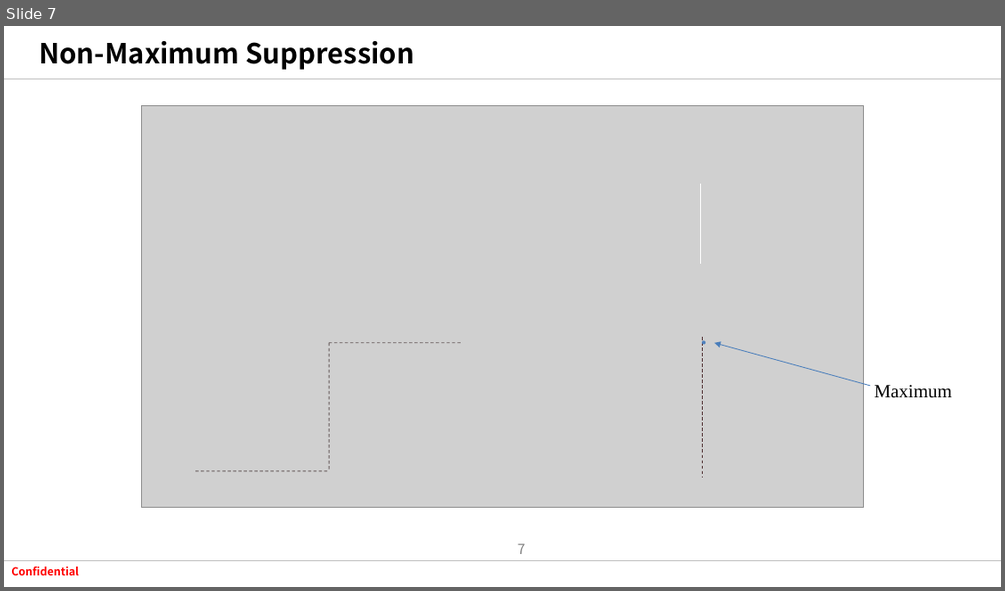
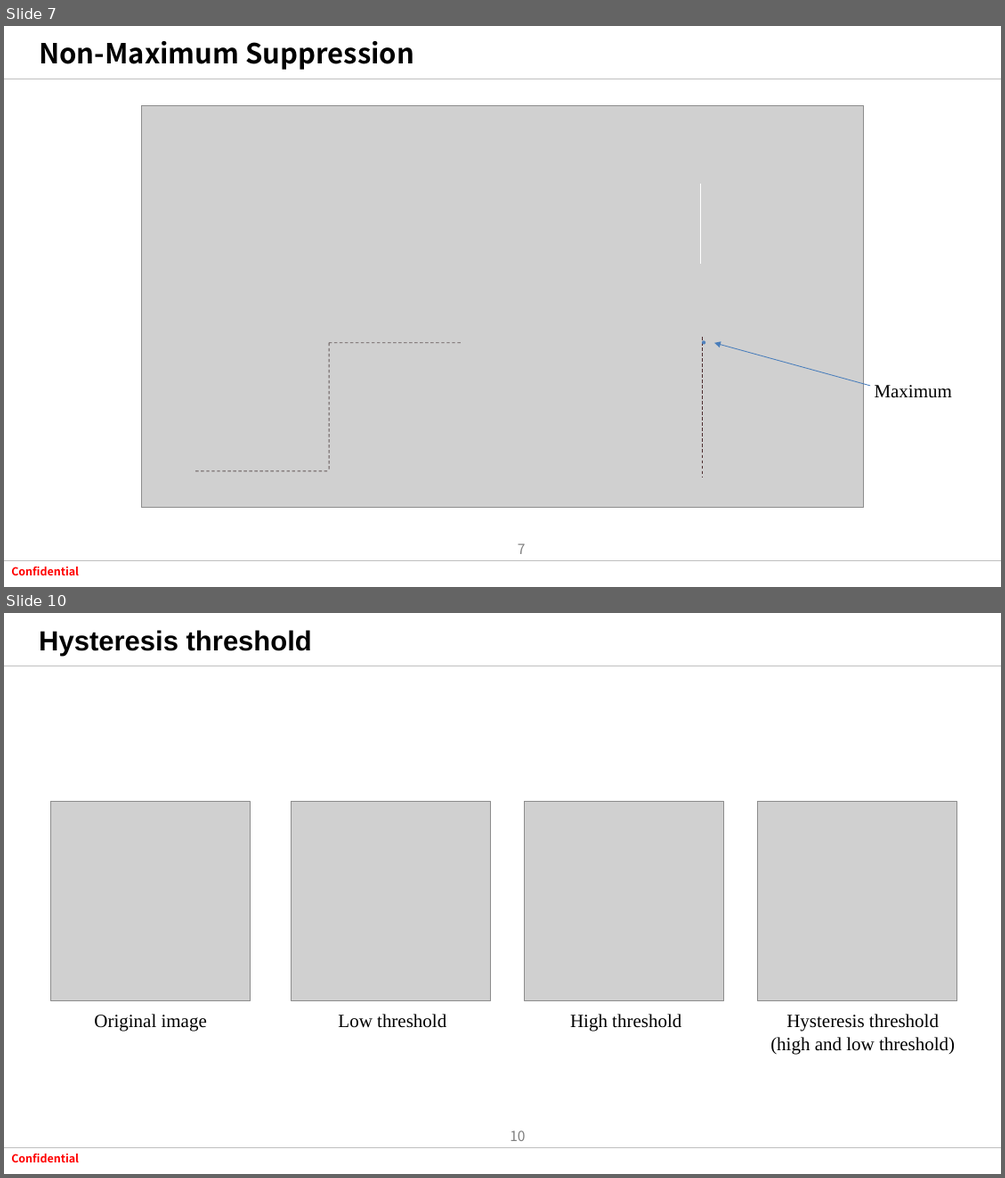
Before and after one commit to tuananh020400/FresherXavisTech, a slide deck: Document/SlideWeek4/CannyEdge.pptx. Shown one above the other, each under a label of ours: slide 7 before the commit, slides 7 and 10 after it; the slides between them are not shown. The pictures are 1005x591 and 1005x1178 pixels, drawn with LibreOffice and Linux fonts; fonts in the diff are those of the drawing; grey boxes stand for pictures; background and template pictures are left out. Boxes give left, top, right and bottom in pixels: in the first picture for what was removed or moved away, otherwise in the second. Text is boxed around its words. In the diff, an @@ line names an element or a change of style, - is before the commit and + after.

```diff
--- a/Document/SlideWeek4/CannyEdge.pptx
+++ b/Document/SlideWeek4/CannyEdge.pptx
@@ slide 10 added at (4,613,1001,1174), background #FFFFFF; not listed: 4 template elements that a slide beside it also shows @@
@@ title added at (39,630,312,657), 26.6 pt, text #000000, bold @@
+Hysteresis threshold
@@ picture added at (51,802,251,1001) @@
@@ picture added at (291,802,491,1001) @@
@@ picture added at (525,802,724,1001) @@
@@ picture added at (758,802,957,1001) @@
@@ text added at (94,1013,207,1031), 18 pt, text #000000 @@
+Original image
@@ text added at (338,1013,446,1028), 18 pt, text #000000 @@
+Low threshold
@@ text added at (570,1013,681,1031), 18 pt, text #000000 @@
+High threshold
@@ text added at (770,1013,955,1054), 18 pt, text #000000 @@
+Hysteresis threshold
+(high and low threshold)
```
Also in this commit, not shown: 1 slide changed, 4 other slides added, 3 other files.
